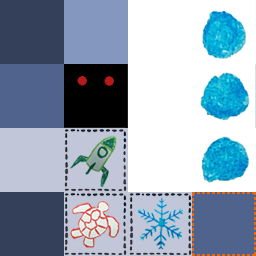
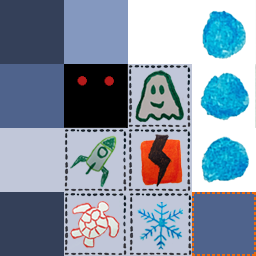
Layer changes from the first w=256, h=256 image to the second:
added layer "Calque 12" above "Calque 10 copie 2" over [139,134,185,187]
added layer "Calque 10 copie 2" above "Calque 10 copie" over [128,65,191,128]
added layer "Calque 10 copie" above "Calque 11" over [128,129,191,192]
added layer "Calque 13" above "Calque 5" over [135,70,184,124]
painted on "Calque 5" over [128,64,192,202]
painted on "BG" over [128,64,192,192]
